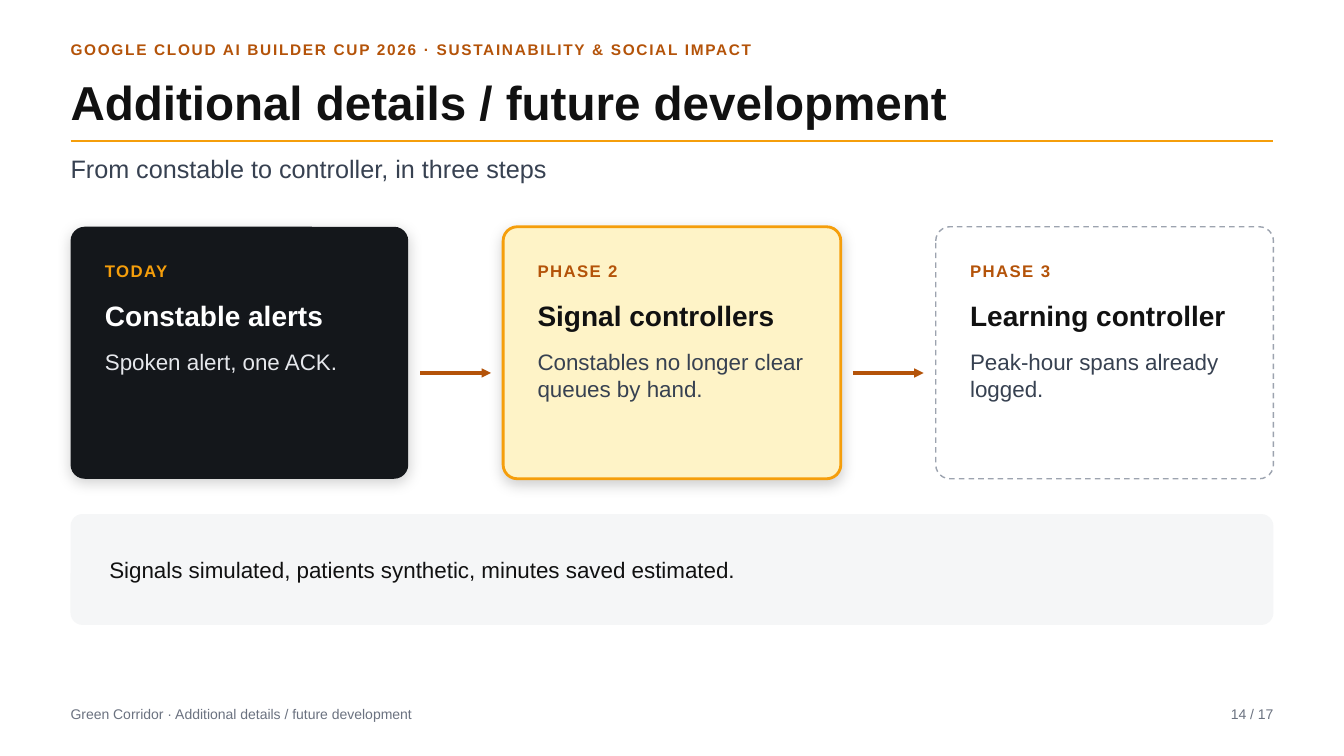
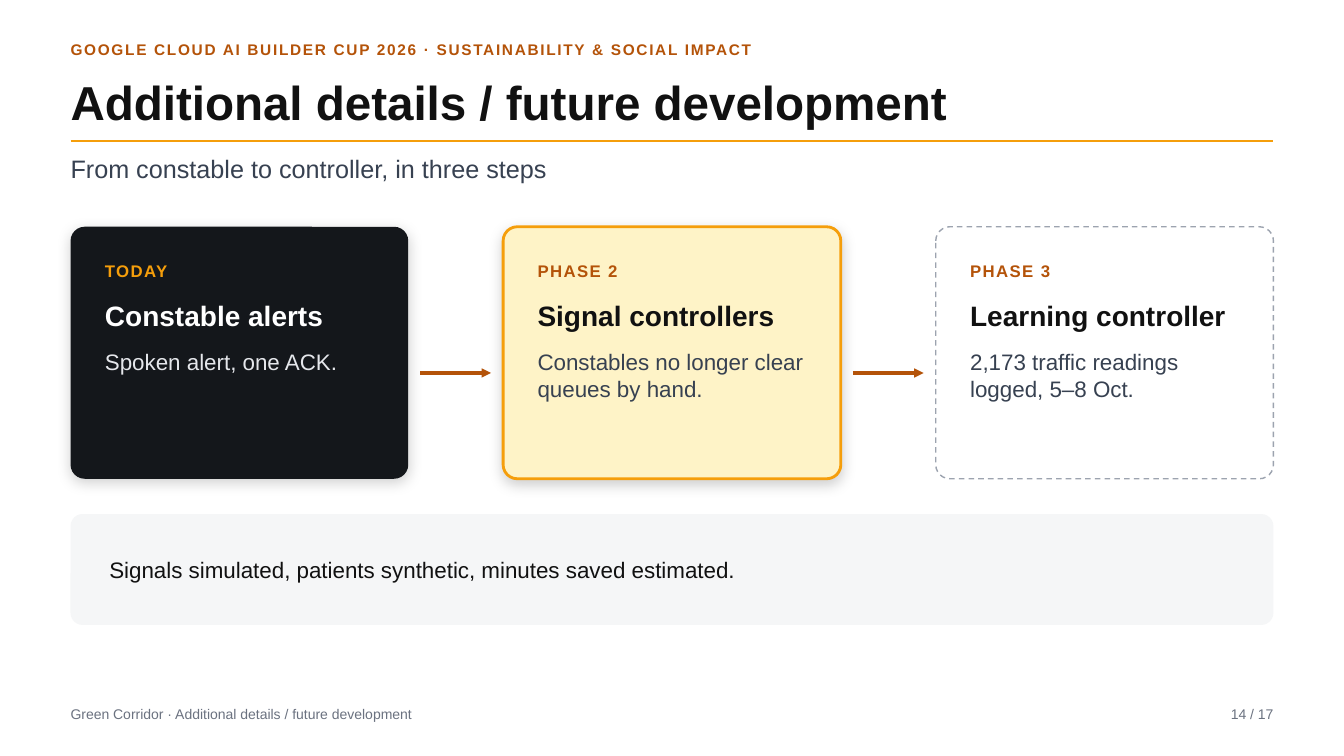
Before and after one commit to Nandish3010/ideal-disco, a slide deck: slide 14 of deck/Green-Corridor-Deck.pptx. Drawn at 1344x756 pixels with LibreOffice and Linux fonts; fonts in the diff are those of the drawing. Boxes give left, top, right and bottom in pixels: in the first picture for what was removed or moved away, otherwise in the second. Text is boxed around its words. In the diff, an @@ line names an element or a change of style, - is before the commit and + after.

Commit message:
data: retrain jam forecast on peak-hour rows and fill traffic counts

```diff
--- a/deck/Green-Corridor-Deck.pptx
+++ b/deck/Green-Corridor-Deck.pptx
@@ text in rounded rectangle at bbox=[970, 353, 1179, 402]: text changed @@
-Peak-hour spans already logged.
+2,173 traffic readings logged, 5–8 Oct.
```
Also in this commit, not shown: 1 other slide changed, 10 other files.
